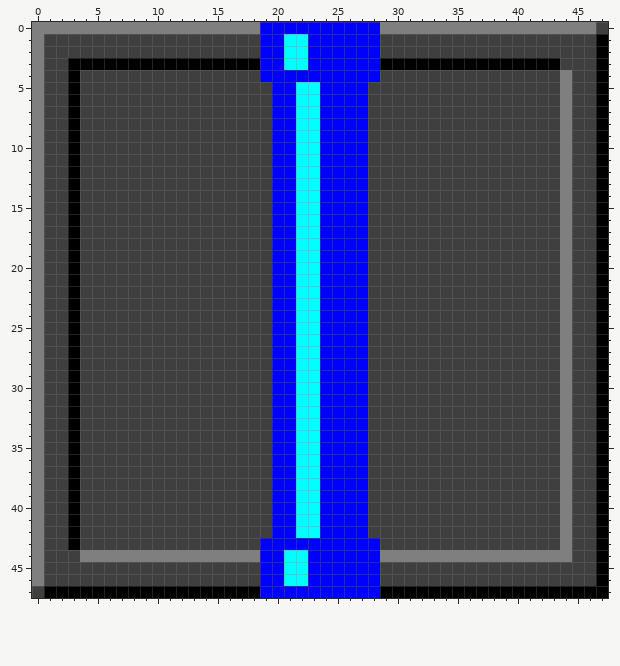
Pixel-art sprite: zero/icons/48-off-h-V.png. That is the earlier state.
The file is 48x48 pixels.
After:
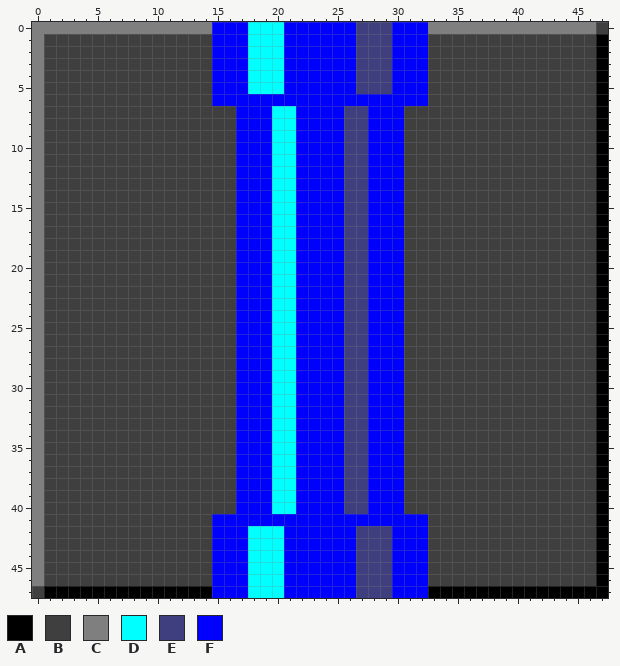
Palette (. is transparent): A #000000  B #3f3f3f  C #7f7f7f  D #00ffff  E #3f3f7f  F #0000ff
The exact change:
Changed rows in their new state; - is an unchanged pixel.
first column x 3:
 0 ------------FFFDDD------EEEFFF------------
 1 ------------FFFDDDFF----EEEFFF------------
 2 ------------FFFDDDFF----EEEFFF------------
 3 BBBBBBBBBBBBFFFDDDFF----EEEFFFBBBBBBBBBBB-
 4 B-----------FFFDDD------EEEFFF-----------B
 5 B-----------FFFDDD-FF---EEEFFF-----------B
 6 B-----------FFFFF--FF----FFFFF-----------B
 7 B-------------FFFDDFF--EEFFF-------------B
 8 B-------------FFFDDFF--EEFFF-------------B
 9 B-------------FFFDDFF--EEFFF-------------B
10 B-------------FFFDDFF--EEFFF-------------B
11 B-------------FFFDDFF--EEFFF-------------B
12 B-------------FFFDDFF--EEFFF-------------B
13 B-------------FFFDDFF--EEFFF-------------B
14 B-------------FFFDDFF--EEFFF-------------B
15 B-------------FFFDDFF--EEFFF-------------B
16 B-------------FFFDDFF--EEFFF-------------B
17 B-------------FFFDDFF--EEFFF-------------B
18 B-------------FFFDDFF--EEFFF-------------B
19 B-------------FFFDDFF--EEFFF-------------B
20 B-------------FFFDDFF--EEFFF-------------B
21 B-------------FFFDDFF--EEFFF-------------B
22 B-------------FFFDDFF--EEFFF-------------B
23 B-------------FFFDDFF--EEFFF-------------B
24 B-------------FFFDDFF--EEFFF-------------B
25 B-------------FFFDDFF--EEFFF-------------B
26 B-------------FFFDDFF--EEFFF-------------B
27 B-------------FFFDDFF--EEFFF-------------B
28 B-------------FFFDDFF--EEFFF-------------B
29 B-------------FFFDDFF--EEFFF-------------B
30 B-------------FFFDDFF--EEFFF-------------B
31 B-------------FFFDDFF--EEFFF-------------B
32 B-------------FFFDDFF--EEFFF-------------B
33 B-------------FFFDDFF--EEFFF-------------B
34 B-------------FFFDDFF--EEFFF-------------B
35 B-------------FFFDDFF--EEFFF-------------B
36 B-------------FFFDDFF--EEFFF-------------B
37 B-------------FFFDDFF--EEFFF-------------B
38 B-------------FFFDDFF--EEFFF-------------B
39 B-------------FFFDDFF--EEFFF-------------B
40 B-------------FFFDDFF--EEFFF-------------B
41 B-----------FFFFF--FF----FFFFF-----------B
42 B-----------FFFDDD-FF---EEEFFF-----------B
43 B-----------FFFDDD------EEEFFF-----------B
44 -BBBBBBBBBBBFFFDDDFF----EEEFFFBBBBBBBBBBBB
45 ------------FFFDDDFF----EEEFFF------------
46 ------------FFFDDDFF----EEEFFF------------
47 ------------FFFDDD------EEEFFF------------
Where, in picture pixels (left, top, right, bottom), the same in both pictures:
changed: (68, 22, 572, 598)
